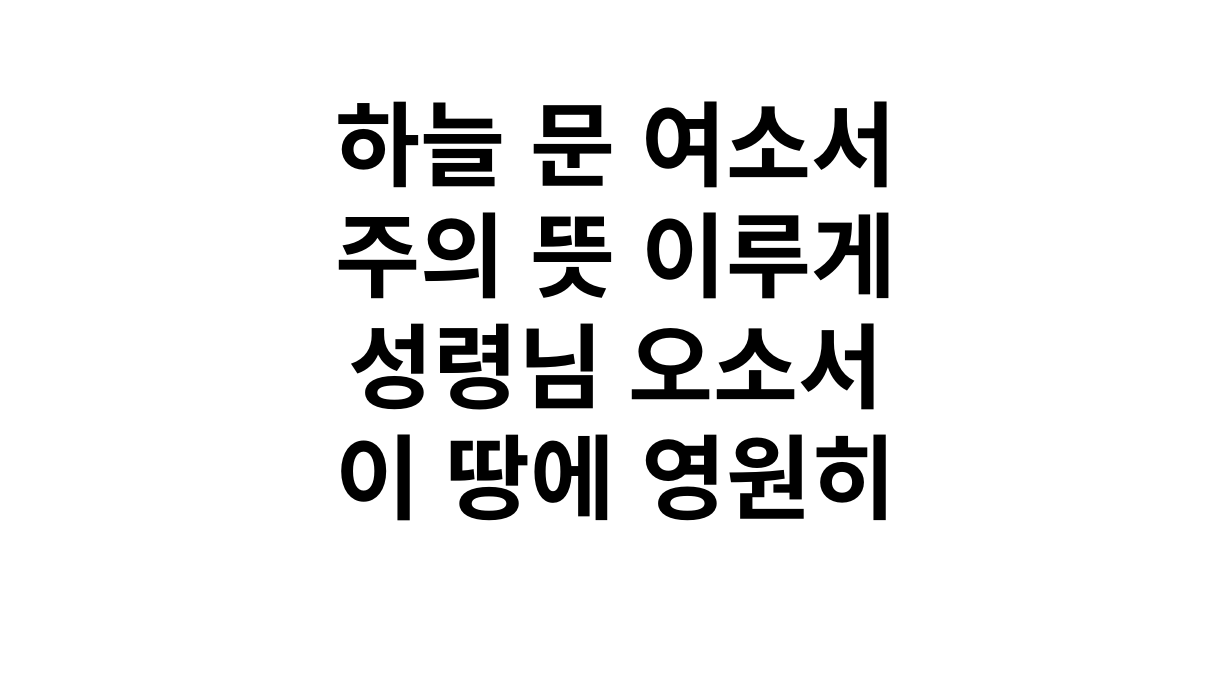
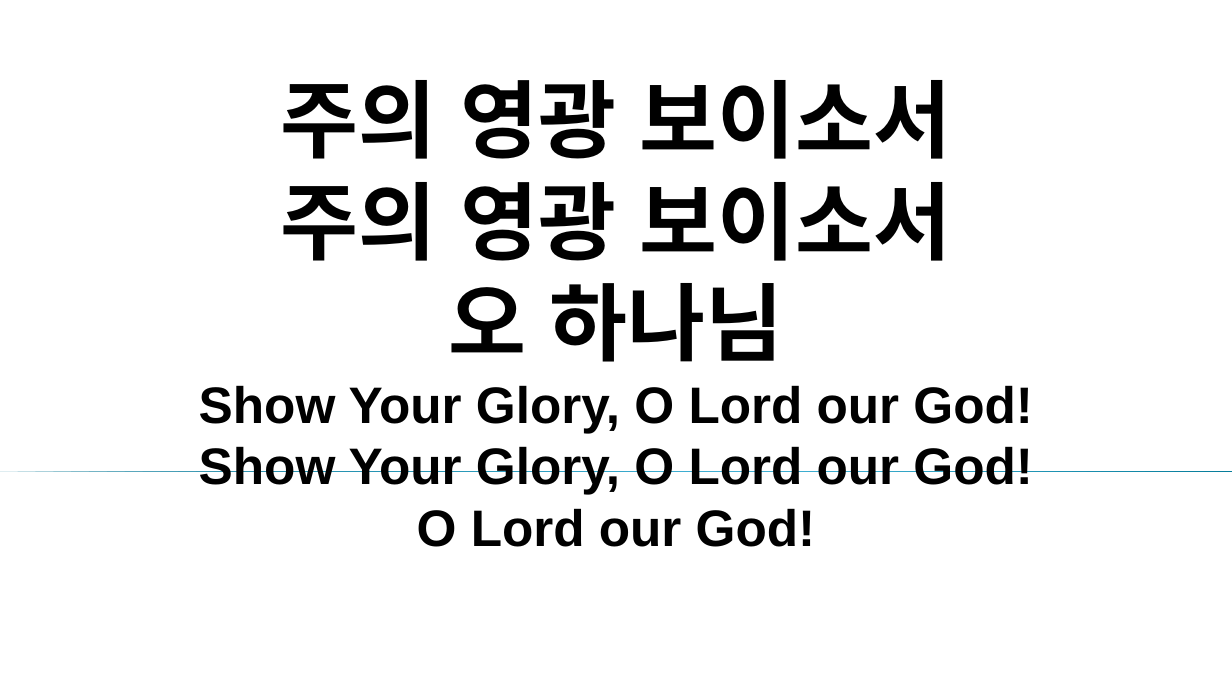
Before and after one commit to kagented/automate, a slide deck: slide 17 of ppt/merged.pptx (slide 42 before the commit). Drawn at 1232x693 pixels with LibreOffice and Linux fonts; fonts in the diff are those of the drawing; background and template pictures are left out. Boxes give left, top, right and bottom in pixels: in the first picture for what was removed or moved away, otherwise in the second. Text is boxed around its words. In the diff, an @@ line names an element or a change of style, - is before the commit and + after.

```diff
--- a/ppt/merged.pptx
+++ b/ppt/merged.pptx
@@ title at (199,80,1033,547): text changed; size 72 to 40 pt @@
-하늘 문 여소서
-주의 뜻 이루게
-성령님 오소서
-이 땅에 영원히
+주의 영광 보이소서
+주의 영광 보이소서
+오 하나님
+Show Your Glory, O Lord our God!
+Show Your Glory, O Lord our God!
+O Lord our God!
@@ right triangle added at (0,471,1232,471), fill gradient #007896 to #4CBBDF @@
```
Also in this commit, not shown: 3 other slides changed, 14 slides added, 44 slides removed, 3 other files.
